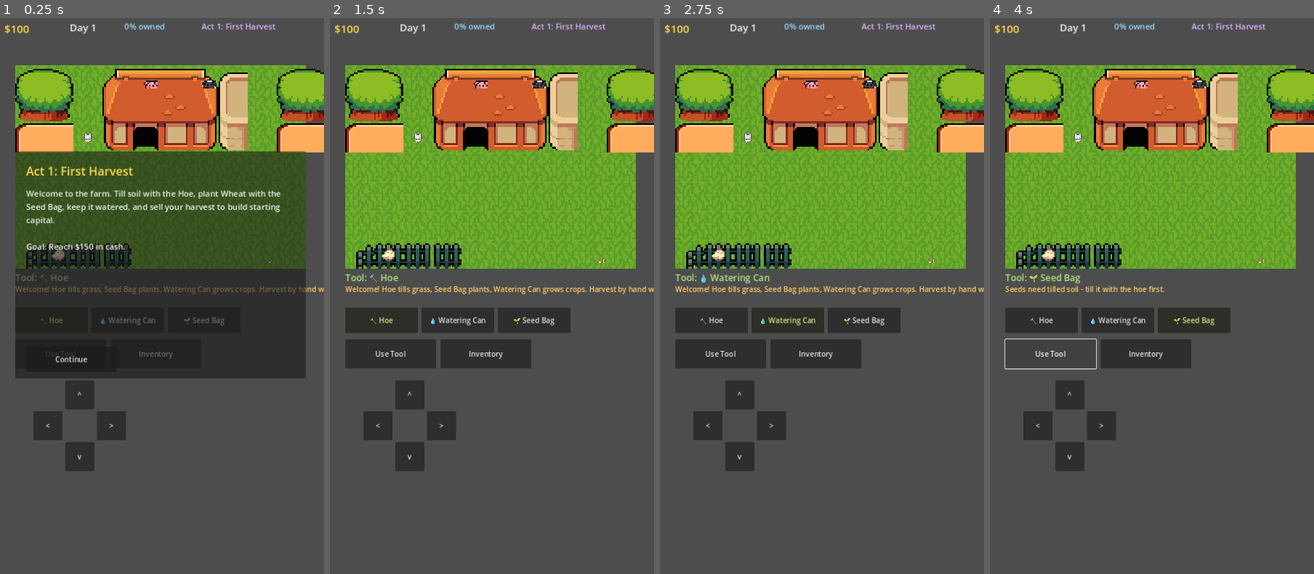
Above: before the commit, frames 1-4 (left to right).
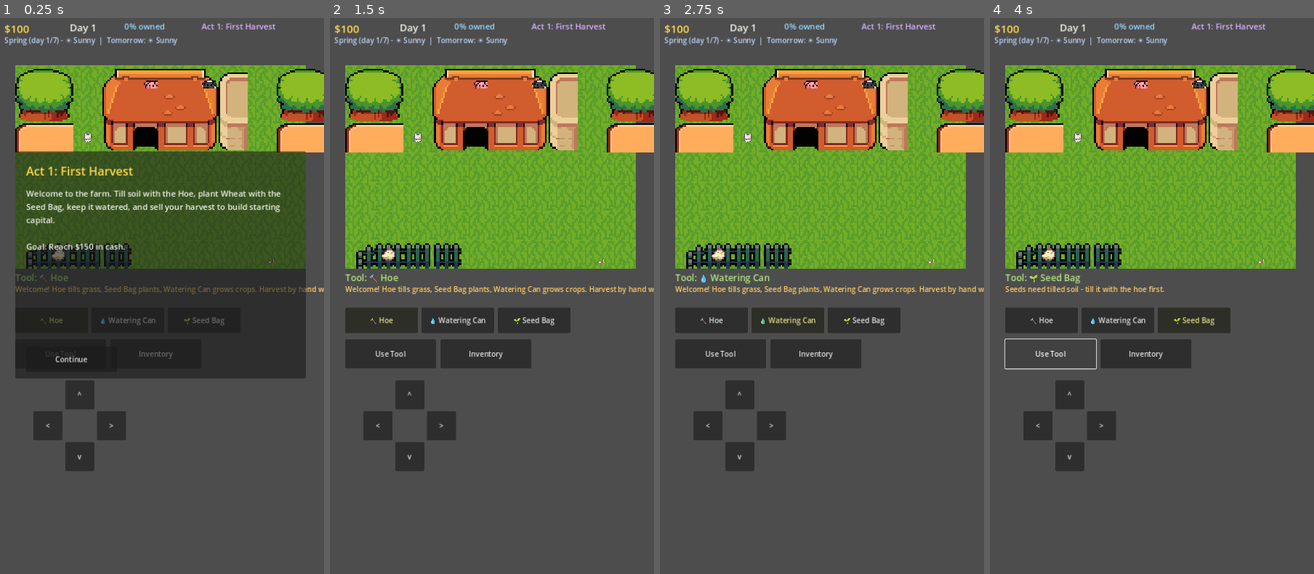
Above: after the commit, the same moments.

Repository: JLA92-bit/JLAProjects
Game: Godot game, scene res://scenes/Main.tscn
Same seed, same stepped clock (60 frames per second), same inputs: the game is played once before the commit and once after it.
Inputs:
- Up to frame 1 (0.25 s): no input
- Up to frame 2 (1.5 s): click "Continue" at 0.5 s; click "🔨 Hoe" at 1.25 s
- Up to frame 3 (2.75 s): click "💧 Watering Can" at 2 s
- Up to frame 4 (4 s): click "🌱 Seed Bag" at 2.75 s; click "Use Tool" at 3.5 s

The runs differ from the first frame. In frame 1, 0.3% of the frame differs, in the area x 1-55%, y 3-5%; in frame 2, 0.3%; in frame 3, 0.3%; in frame 4, 0.3%.

Commit message:
Add seasons/weather and region upkeep gameplay systems
Seasons (Spring/Summer/Fall/Winter, 7 days each) restrict which crops
can be newly planted, so crop choice now has to account for climate,
not just profit. Each day rolls weather (sunny/rainy/storm/drought)
with a one-day forecast shown in the HUD, so weather is a decision
players can plan around rather than a surprise:
 - rainy/storm auto-water every planted tile for free
 - drought keeps drying crops out even when watered, forcing an
   early-harvest-or-lose-it call
 - storm has a chance to knock back a crop's growth stage

Owned regions no longer generate income passively forever. They decay
in health each day unless the player pays to maintain them from the
world map, and a region that hits zero health is lost outright. This
turns territory into something that has to be actively managed instead
of a buy-once annuity, and ties directly into the existing blight
pressure mechanic that already damages region health.

Diff:
--- a/godot/scripts/Main.gd
+++ b/godot/scripts/Main.gd
@@ -9,11 +9,23 @@
 const FARM_ORIGIN := Vector2(40, 110)
 
 const CROPS := {
-	"wheat": {"name": "Wheat", "seed_cost": 5, "grow_days": 3, "base_price": 10},
-	"corn": {"name": "Corn", "seed_cost": 10, "grow_days": 4, "base_price": 22},
-	"tomato": {"name": "Tomato", "seed_cost": 20, "grow_days": 5, "base_price": 45},
+	"wheat": {"name": "Wheat", "seed_cost": 5, "grow_days": 3, "base_price": 10, "seasons": ["Spring", "Summer", "Fall", "Winter"]},
+	"corn": {"name": "Corn", "seed_cost": 10, "grow_days": 4, "base_price": 22, "seasons": ["Spring", "Summer"]},
+	"tomato": {"name": "Tomato", "seed_cost": 20, "grow_days": 5, "base_price": 45, "seasons": ["Summer", "Fall"]},
 }
 const CROP_KEYS := ["wheat", "corn", "tomato"]
+
+# ---------- Seasons & weather ----------
+const SEASONS := ["Spring", "Summer", "Fall", "Winter"]
+const SEASON_LENGTH := 7 # days per season
+const WEATHER := {
+	"sunny": {"name": "Sunny", "emoji": "☀"},
+	"rainy": {"name": "Rainy", "emoji": "🌧"},
+	"storm": {"name": "Storm", "emoji": "⛈"},
+	"drought": {"name": "Drought", "emoji": "🔥"},
+}
+const WEATHER_WEIGHTS := {"sunny": 55, "rainy": 25, "storm": 10, "drought": 10}
+const REGION_DECAY := 6.0 # health lost per day for an unmaintained owned region
 
 const TOOLS := {
 	"hoe": {"name": "Hoe", "emoji": "🔨"},
@@ -94,6 +106,10 @@
 var selected_tool := "hoe"
 var current_act := 0 # index into ACTS
 var victory_shown := false
+var season_idx := 0
+var season_day := 0
+var current_weather := "sunny"
+var forecast_weather := "sunny"
 var tiles := []
 var regions := []
 var log_text := "Welcome! Hoe tills grass, Seed Bag plants, Watering Can grows crops. Harvest by hand when ready."
@@ -111,6 +127,7 @@
 var hud_day: Label
 var hud_dom: Label
 var hud_act: Label
+var hud_season: Label
 var tool_label: Label
 var log_label: Label
 var tool_row: HBoxContainer
@@ -178,8 +195,13 @@
 				"terrain": TERRAINS[i % TERRAINS.size()],
 				"health": 100.0,
 				"owned": false,
+				"maintained_today": false,
 			})
 			i += 1
+	season_idx = 0
+	season_day = 0
+	current_weather = "sunny"
+	forecast_weather = _roll_weather()
 
 # ---------- Farm grid rendering ----------
 func _make_pixel_sprite(tex: Texture2D) -> Sprite2D:
@@ -350,6 +372,9 @@
 		"seed":
 			if tile["type"] != "soil":
 				_log("Seeds need tilled soil - till it with the hoe first.")
+				return
+			if not CROPS[selected_crop]["seasons"].has(_season_name()):
+				_log("%s can't be planted in %s." % [CROPS[selected_crop]["name"], _season_name()])
 				return
 			if seeds[selected_crop] <= 0:
 				_log("No %s seeds left! Buy more." % CROPS[selected_crop]["name"])
@@ -425,15 +450,32 @@
 # ---------- Day tick ----------
 func _day_tick() -> void:
 	day += 1
+	_advance_calendar()
 	var infected_tiles := []
 	var wilted := 0
+	var storm_damaged := 0
+	var auto_watered := current_weather == "rainy" or current_weather == "storm"
 
 	for r in range(ROWS):
 		for c in range(COLS):
 			var t: Dictionary = tiles[r][c]
 			if t["type"] != "planted":
 				continue
-			if t.get("watered", false):
+			if auto_watered:
+				t["watered"] = true
+
+			if current_weather == "drought":
+				# Scarce water: even a watered crop keeps drying out, forcing an
+				# early-harvest-or-lose-it decision instead of a free pass.
+				t["dry_days"] = t.get("dry_days", 0) + 1
+				if t["dry_days"] >= WILT_DAYS:
+					t["type"] = "grass"
+					wilted += 1
+					t["watered"] = false
+					continue
+				if t.get("watered", false) and t.get("stage", 0) < 4 and randf() < 0.5:
+					t["stage"] = t.get("stage", 0) + 1
+			elif t.get("watered", false):
 				t["dry_days"] = 0
 				if t.get("stage", 0) < 4:
 					t["stage"] = t.get("stage", 0) + 1
@@ -442,10 +484,15 @@
 				if t["dry_days"] >= WILT_DAYS:
 					t["type"] = "grass"
 					wilted += 1
+					t["watered"] = false
 					continue
 				if t.get("stage", 0) < 4 and randf() < 0.5:
 					t["stage"] = t.get("stage", 0) + 1
 			t["watered"] = false
+
+			if current_weather == "storm" and t.get("stage", 0) < 4 and randf() < 0.2:
+				t["stage"] = max(0, t.get("stage", 0) - 1)
+				storm_damaged += 1
 
 			if t.get("infected", false):
 				t["infected_days"] = t.get("infected_days", 0) + 1
@@ -469,7 +516,10 @@
 				nt["infected_days"] = 0
 
 	if wilted > 0:
-		_log("%d crop(s) wilted from neglect - remember to water with the Watering Can." % wilted)
+		var reason = "the drought" if current_weather == "drought" else "neglect"
+		_log("%d crop(s) wilted from %s - remember to water with the Watering Can." % [wilted, reason])
+	elif storm_damaged > 0:
+		_log("The storm damaged %d crop(s), setting their growth back." % storm_damaged)
 
 	for key in CROP_KEYS:
 		var base = CROPS[key]["base_price"]
@@ -492,9 +542,19 @@
 		_log("Outbreak spread back and hurt your region: %s!" % target["name"])
 
 	for reg in regions:
-		if reg["health"] < 100.0:
-			reg["health"] = min(100.0, reg["health"] + 2.0)
-		if reg["owned"]:
+		if not reg["owned"]:
+			if reg["health"] < 100.0:
+				reg["health"] = min(100.0, reg["health"] + 2.0)
+			continue
+		if reg.get("maintained_today", false):
+			reg["health"] = min(100.0, reg["health"] + 5.0)
+		else:
+			reg["health"] = max(0.0, reg["health"] - REGION_DECAY)
+		reg["maintained_today"] = false
+		if reg["health"] <= 0.0:
+			reg["owned"] = false
+			_log("%s fell into ruin from neglect and was lost!" % reg["name"])
+		else:
 			cash += int(round(reg["health"] * 0.5))
 
 	_redraw_all_tiles()
@@ -504,6 +564,46 @@
 
 func _region_price(reg: Dictionary) -> int:
 	return int(round((reg["health"] / 100.0) * 300 + 100))
+
+func _maintenance_cost(reg: Dictionary) -> int:
+	return max(5, int(round(_region_price(reg) * 0.15)))
+
+func _maintain_region(reg: Dictionary) -> void:
+	if reg.get("maintained_today", false):
+		return
+	var cost := _maintenance_cost(reg)
+	if cash < cost:
+		_log("Need $%d to maintain %s." % [cost, reg["name"]])
+		return
+	cash -= cost
+	reg["maintained_today"] = true
+	_log("Maintained %s for $%d." % [reg["name"], cost])
+	_refresh_all()
+
+# ---------- Seasons & weather ----------
+func _season_name() -> String:
+	return SEASONS[season_idx]
+
+func _roll_weather() -> String:
+	var total := 0
+	for key in WEATHER_WEIGHTS:
+		total += WEATHER_WEIGHTS[key]
+	var roll := randi() % total
+	var acc := 0
+	for key in WEATHER_WEIGHTS:
+		acc += WEATHER_WEIGHTS[key]
+		if roll < acc:
+			return key
+	return "sunny"
+
+func _advance_calendar() -> void:
+	season_day += 1
+	if season_day >= SEASON_LENGTH:
+		season_day = 0
+		season_idx = (season_idx + 1) % SEASONS.size()
+		_log("The season has changed to %s." % _season_name())
+	current_weather = forecast_weather
+	forecast_weather = _roll_weather()
 
 # ---------- Acts ----------
 func _act() -> Dictionary:
@@ -589,6 +689,7 @@
 	hud_day = _add_label(layer, "Day 1", Vector2(160, 12), Vector2(110, 30), 22)
 	hud_dom = _add_label(layer, "0% owned", Vector2(280, 12), Vector2(160, 30), 18, Color(0.6, 0.85, 1))
 	hud_act = _add_label(layer, "Act 1", Vector2(450, 12), Vector2(260, 30), 18, Color(0.85, 0.7, 1))
+	hud_season = _add_label(layer, "", Vector2(16, 44), Vector2(680, 26), 16, Color(0.75, 0.85, 1))
 
 	tool_label = _add_label(layer, "Tool: Hoe", Vector2(FARM_ORIGIN.x, FARM_ORIGIN.y + ROWS * TILE + 6), Vector2(640, 26), 20, Color(0.7, 0.9, 0.5))
 	log_label = _add_label(layer, log_text, Vector2(FARM_ORIGIN.x, FARM_ORIGIN.y + ROWS * TILE + 34), Vector2(640, 44), 16, Color(1, 0.8, 0.4))
@@ -709,6 +810,11 @@
 	hud_day.text = "Day %d" % day
 	hud_dom.text = "%d%% owned" % int(round(100.0 * owned_count / regions.size()))
 	hud_act.text = ACTS[current_act]["title"]
+	hud_season.text = "%s (day %d/%d) - %s %s  |  Tomorrow: %s %s" % [
+		_season_name(), season_day + 1, SEASON_LENGTH,
+		WEATHER[current_weather]["emoji"], WEATHER[current_weather]["name"],
+		WEATHER[forecast_weather]["emoji"], WEATHER[forecast_weather]["name"],
+	]
 	map_button.visible = _act()["continents"].size() > 0
 	_refresh_tool_ui()
 	_refresh_inventory_panel()
@@ -843,8 +949,23 @@
 				vb.add_child(buy_btn)
 			else:
 				var income_label = Label.new()
-				income_label.text = "Generating income daily."
+				income_label.text = "Income: $%d/day (from health)." % int(round(reg["health"] * 0.5))
 				vb.add_child(income_label)
+				var maintained = reg.get("maintained_today", false)
+				var maint_cost = _maintenance_cost(reg)
+				var maint_btn := Button.new()
+				maint_btn.text = "Maintained today" if maintained else "Maintain ($%d)" % maint_cost
+				maint_btn.disabled = maintained or cash < maint_cost
+				maint_btn.pressed.connect(func():
+					_maintain_region(reg)
+					_refresh_map_panel()
+				)
+				vb.add_child(maint_btn)
+				var warn_label = Label.new()
+				warn_label.text = "Unmaintained regions lose %d health/day and can be lost!" % int(REGION_DECAY)
+				warn_label.add_theme_font_size_override("font_size", 14)
+				warn_label.add_theme_color_override("font_color", Color(0.9, 0.6, 0.4))
+				vb.add_child(warn_label)
 			map_scroll_content.add_child(card)
 
 func _add_label_child(parent: Node, text: String, font_size: int, color: Color) -> void:
@@ -860,6 +981,8 @@
 		"cash": cash, "day": day, "seeds": seeds, "produce": produce, "prices": prices,
 		"selected_crop": selected_crop, "selected_tool": selected_tool,
 		"current_act": current_act, "victory_shown": victory_shown,
+		"season_idx": season_idx, "season_day": season_day,
+		"current_weather": current_weather, "forecast_weather": forecast_weather,
 		"tiles": tiles, "regions": regions,
 		"player_x": player_pos.x, "player_y": player_pos.y,
 	}
@@ -888,6 +1011,14 @@
 	selected_tool = parsed.get("selected_tool", selected_tool)
 	current_act = clampi(int(parsed.get("current_act", current_act)), 0, ACTS.size() - 1)
 	victory_shown = parsed.get("victory_shown", victory_shown)
+	season_idx = clampi(int(parsed.get("season_idx", season_idx)), 0, SEASONS.size() - 1)
+	season_day = clampi(int(parsed.get("season_day", season_day)), 0, SEASON_LENGTH - 1)
+	current_weather = parsed.get("current_weather", current_weather)
+	if not WEATHER.has(current_weather):
+		current_weather = "sunny"
+	forecast_weather = parsed.get("forecast_weather", forecast_weather)
+	if not WEATHER.has(forecast_weather):
+		forecast_weather = "sunny"
 	if parsed.has("tiles"):
 		tiles = parsed["tiles"]
 	if parsed.has("regions"):
